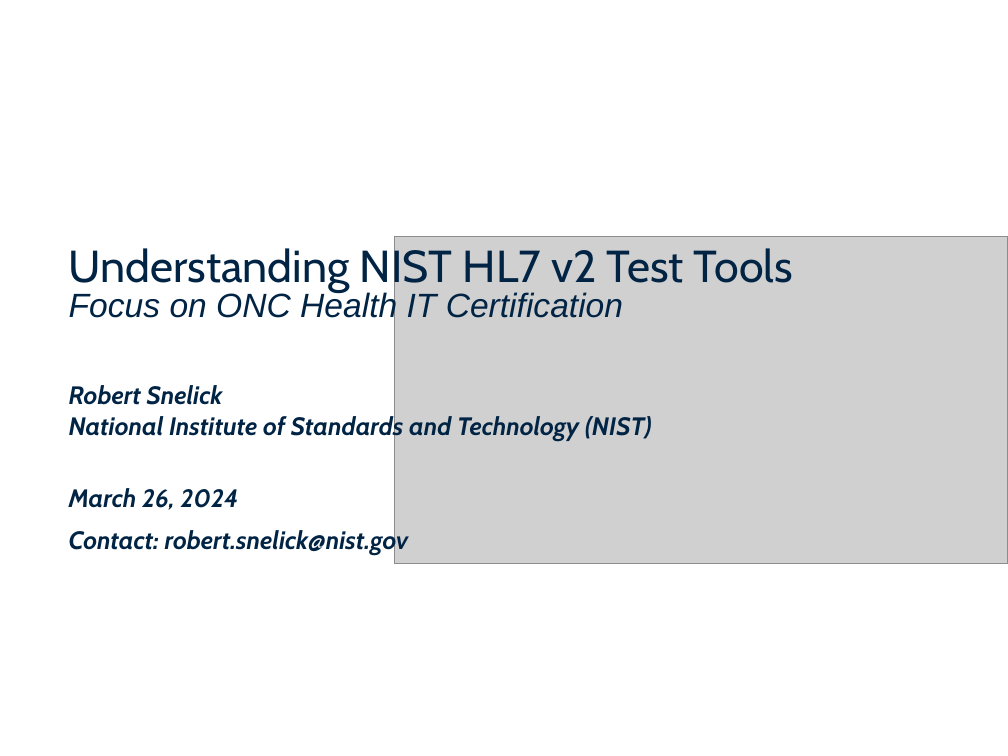
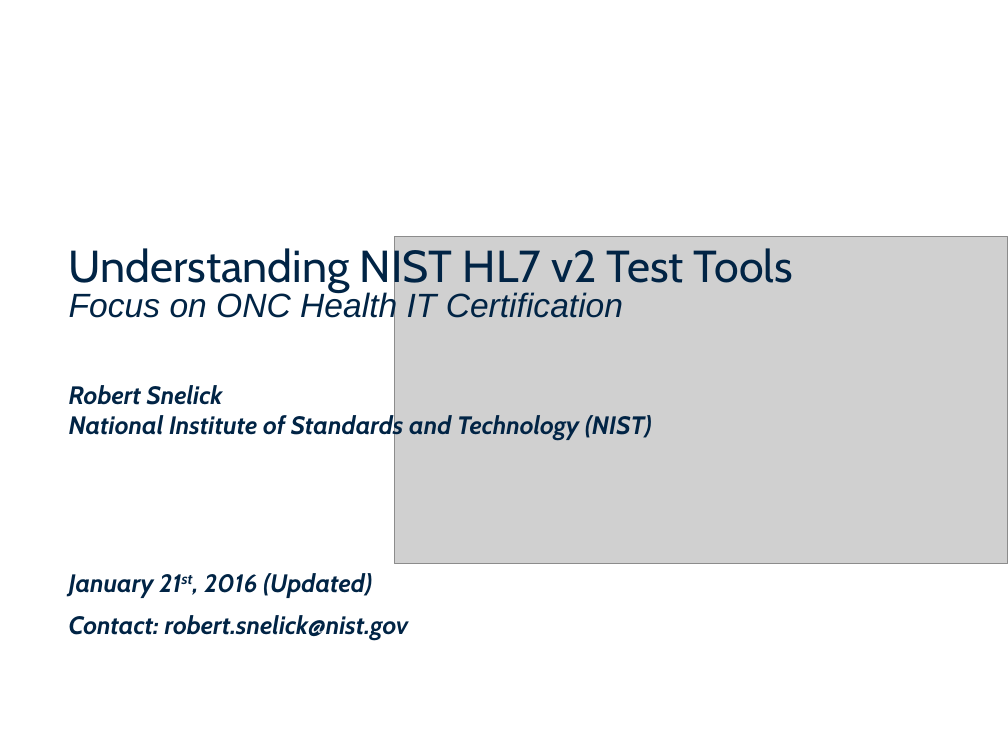
Before and after one commit to usnistgov/hit-iz-tool, a slide deck: slide 1 of hit-iz-resource/src/main/resources/Documentation/UserDocs/app/NIST-HL7v2-Understanding-Validation.pptx. Drawn at 1008x756 pixels with LibreOffice and Linux fonts; fonts in the diff are those of the drawing; grey boxes stand for pictures; background and template pictures are left out. Boxes give left, top, right and bottom in pixels: in the first picture for what was removed or moved away, otherwise in the second. Text is boxed around its words. In the diff, an @@ line names an element or a change of style, - is before the commit and + after.

```diff
--- a/hit-iz-resource/src/main/resources/Documentation/UserDocs/app/NIST-HL7v2-Understanding-Validation.pptx
+++ b/hit-iz-resource/src/main/resources/Documentation/UserDocs/app/NIST-HL7v2-Understanding-Validation.pptx
@@ text at box(69, 573, 372, 598): text changed @@
-March 26, 2024
+January 21st, 2016 (Updated)
```
Also in this commit, not shown: 9 other slides changed, 1 slide added, 9 other files.
